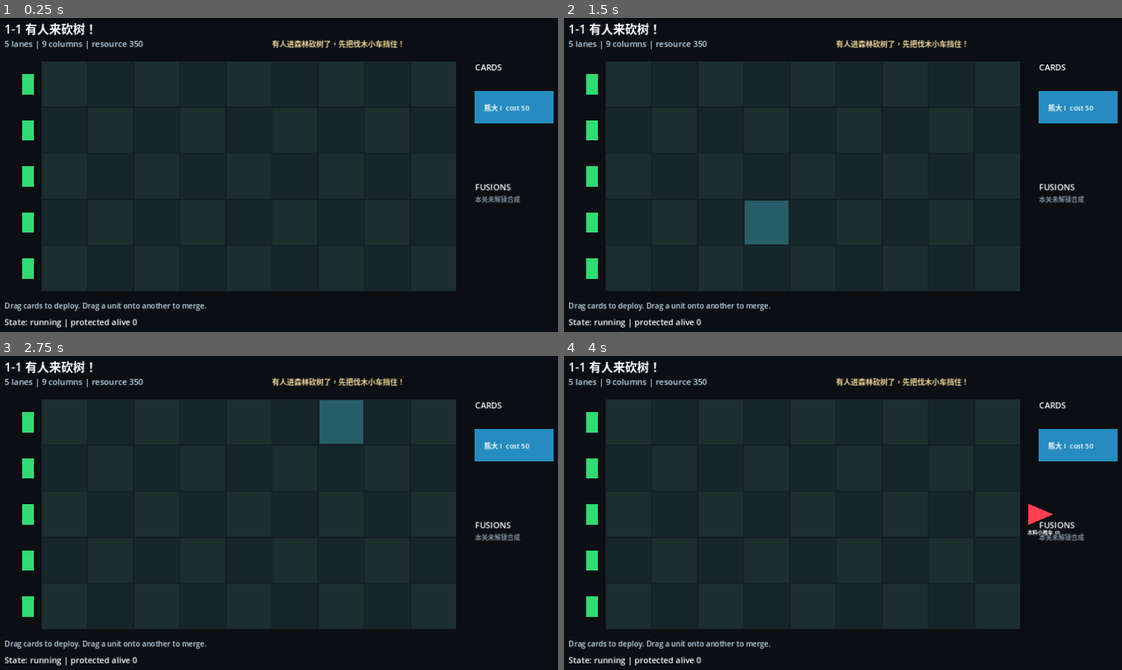
Above: before the commit, frames 1-4 (two rows, left to right).
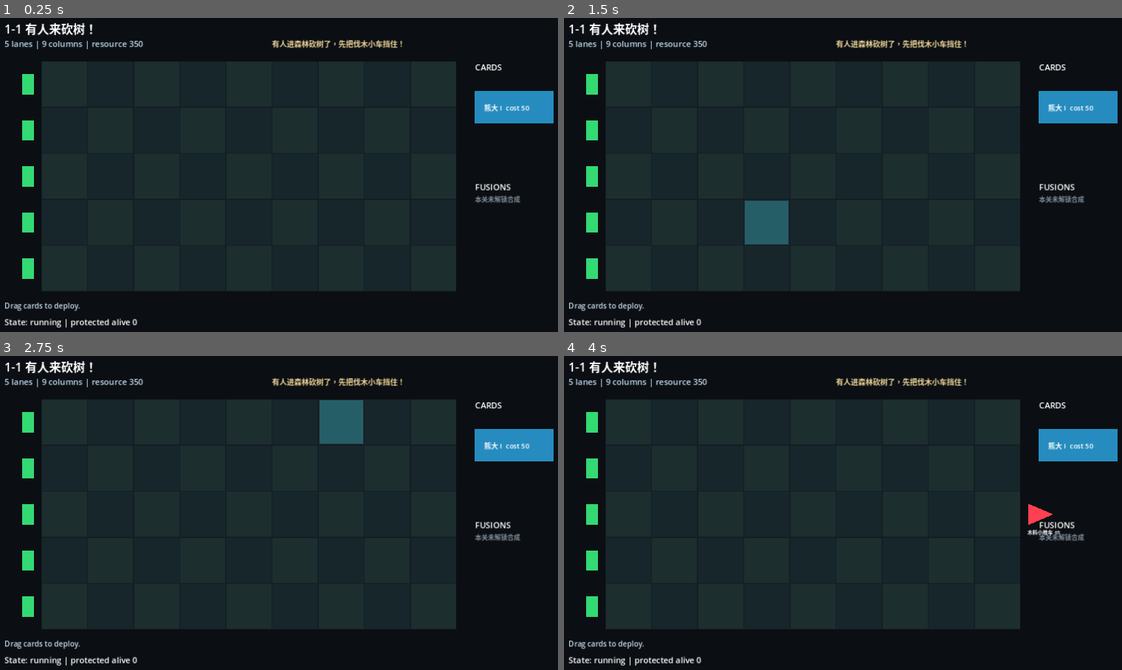
Above: after the commit, the same moments.

Repository: Sakeroux168/pvz-boonie-bears
Game: Godot game, scene res://src/app/main.tscn
The game is run twice, just before and just after one commit, with the same random seed, the same clock (stepped at 60 frames per second) and the same inputs.
Inputs (mouse positions are in pixels of both pictures, inside the frame that each line leads up to):
- Up to frame 1 (0.25 s): no input
- Up to frame 2 (1.5 s): tap Enter at 0.5 s; move the mouse to (976, 162) at 0.52 s; tap R at 0.6 s; click (976, 162) at 0.67 s; tap Space at 1.25 s; drag from (725, 193) to (815, 244) at 1.27 s
- Up to frame 3 (2.75 s): tap Enter at 2 s; move the mouse to (340, 443) at 2.02 s; tap R at 2.1 s; click (340, 443) at 2.17 s
- Up to frame 4 (4 s): tap Space at 2.75 s; drag from (815, 582) to (670, 465) at 2.77 s; move the mouse to (1021, 566) at 3.52 s; tap R at 3.6 s; click (1021, 566) at 3.67 s

The runs differ from the first frame. In frame 1, 0.3% of the frame differs, in the area x 14-38%, y 90-94%; in frame 2, 0.3%; in frame 3, 0.3%; in frame 4, 0.3%.

Commit message:
fix-h4b-guard-recipe-gate-override-path

Diff:
--- a/src/battle/battle_session.gd
+++ b/src/battle/battle_session.gd
@@ -34,14 +34,33 @@
 	level = level_override.duplicate(true) if not level_override.is_empty() else repository.level.duplicate(true)
 	if level.has("enabled_recipe_ids"):
 		recipe_gate_active = true
-		for rid in level["enabled_recipe_ids"]:
-			enabled_recipe_ids[String(rid)] = true
+		_configure_recipe_gate(level["enabled_recipe_ids"])
 	board = BoardState.new(int(level.get("lanes", 5)), int(level.get("columns", 9)))
 	resources = ResourcePool.new(int(level.get("initial_resource", 450)))
 	fusion = FusionService.new(repository)
 	tree_rule = ProtectedTreeRule.new(int(level.get("minimum_protected_trees", 0)))
 	for tree in level.get("protected_trees", []):
 		board.place_tree(String(tree.get("id", "")), Vector2i(int(tree.get("column", 0)), int(tree.get("lane", 0))), int(tree.get("health", 100)))
+
+func _configure_recipe_gate(raw_gate: Variant) -> void:
+	# GameDataRepository validates shipped files, but BattleSession also has a
+	# public level_override path used by tools/tests. Keep this boundary safe
+	# without duplicating the full level schema validator.
+	if not raw_gate is Array:
+		_fail_config("enabled_recipe_ids must be an Array when present")
+		return
+	var allowed_ids: Array = raw_gate
+	for index in allowed_ids.size():
+		var raw_id: Variant = allowed_ids[index]
+		if not raw_id is String or String(raw_id).strip_edges().is_empty():
+			_fail_config("enabled_recipe_ids[%d] must be a non-empty String" % index)
+			return
+		enabled_recipe_ids[String(raw_id)] = true
+
+func _fail_config(message: String) -> void:
+	state = STATE_CONFIG_ERROR
+	enabled_recipe_ids.clear()
+	push_error("BattleSession config error: %s" % message)
 
 func deploy(unit_id: String, cell: Vector2i) -> Dictionary:
 	if state != STATE_RUNNING:
--- a/src/tests/test_p2_core.gd
+++ b/src/tests/test_p2_core.gd
@@ -863,3 +863,40 @@
 	assert_true(screen.session.recipe_gate_active)
 	assert_true(screen.session.enabled_recipe_ids.is_empty())
 	screen.free()
+
+func test_battle_session_override_rejects_non_array_recipe_gate_without_crash() -> void:
+	var level := _empty_level(500)
+	level["enabled_recipe_ids"] = "upgrade_a_1_to_2"
+	GutUtils.get_error_tracker().disabled = true
+	var battle := BattleSession.new(repository, level)
+	GutUtils.get_error_tracker().disabled = false
+	assert_eq(battle.state, BattleSession.STATE_CONFIG_ERROR)
+	assert_true(battle.enabled_recipe_ids.is_empty(),
+			"non-array gate must not be converted into a recipe id")
+
+func test_battle_session_override_rejects_non_string_recipe_gate_entry_without_crash() -> void:
+	var level := _empty_level(500)
+	level["enabled_recipe_ids"] = ["upgrade_a_1_to_2", 7]
+	GutUtils.get_error_tracker().disabled = true
+	var battle := BattleSession.new(repository, level)
+	GutUtils.get_error_tracker().disabled = false
+	assert_eq(battle.state, BattleSession.STATE_CONFIG_ERROR)
+	assert_true(battle.enabled_recipe_ids.is_empty(),
+			"invalid entry must clear the partial gate and not be interpreted")
+
+func test_battle_session_override_rejects_blank_recipe_gate_entry() -> void:
+	var level := _empty_level(500)
+	level["enabled_recipe_ids"] = ["   "]
+	GutUtils.get_error_tracker().disabled = true
+	var battle := BattleSession.new(repository, level)
+	GutUtils.get_error_tracker().disabled = false
+	assert_eq(battle.state, BattleSession.STATE_CONFIG_ERROR)
+
+func test_battle_screen_status_hides_fusion_hint_when_all_recipes_locked() -> void:
+	var screen_script = load("res://src/ui/battle_screen.gd")
+	var screen = screen_script.new()
+	assert_true(screen._load_level_by_id("world01_01"))
+	assert_eq(screen.status_text, "Drag cards to deploy.")
+	assert_true(screen._load_level_by_id("world01_02"))
+	assert_eq(screen.status_text, "Drag cards to deploy.")
+	screen.free()
--- a/src/ui/battle_screen.gd
+++ b/src/ui/battle_screen.gd
@@ -45,11 +45,22 @@
 	level_briefing = String(repository.level.get("briefing", ""))
 	_build_deck_cards()
 	session = BattleSession.new(repository)
-	status_text = "Drag cards to deploy. Drag a unit onto another to merge."
+	status_text = _initial_status_text()
 	drag_payload = {}
 	hover_cell = Vector2i(-1, -1)
 	queue_redraw()
 	return true
+
+func _initial_status_text() -> String:
+	var has_available_recipe := false
+	for recipe in repository.recipes:
+		var recipe_id := String(recipe.get("id", ""))
+		if not session.recipe_gate_active or session.enabled_recipe_ids.has(recipe_id):
+			has_available_recipe = true
+			break
+	if has_available_recipe:
+		return "Drag cards to deploy. Drag a unit onto another to merge."
+	return "Drag cards to deploy."
 
 func _advance_to_next_level() -> bool:
 	if session == null or session.state != BattleSession.STATE_VICTORY:
